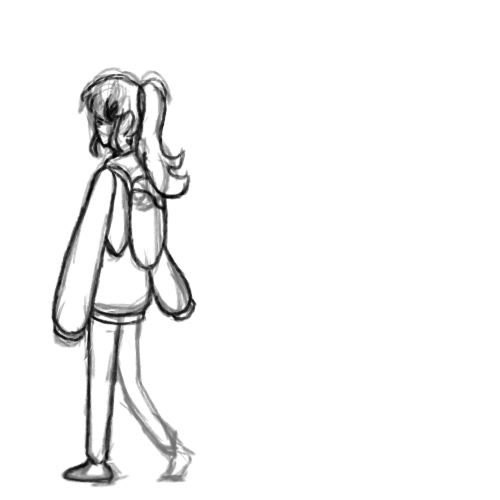
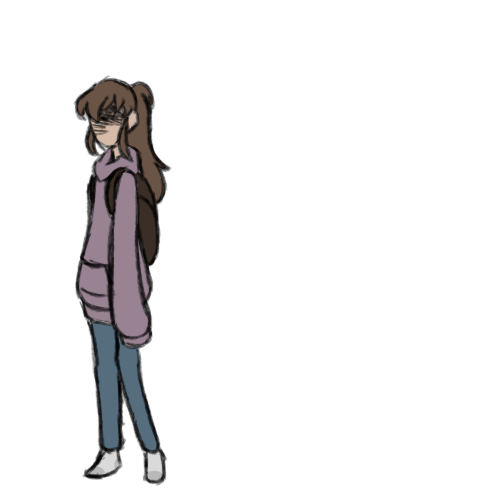
Revision of a layered 500x500 image; what changed, layer by layer:
painted on "Paint Layer 6" over [left=73, top=67, right=191, bottom=192]
hid "Paint Layer 2", painted on it over [left=50, top=67, right=198, bottom=488]
